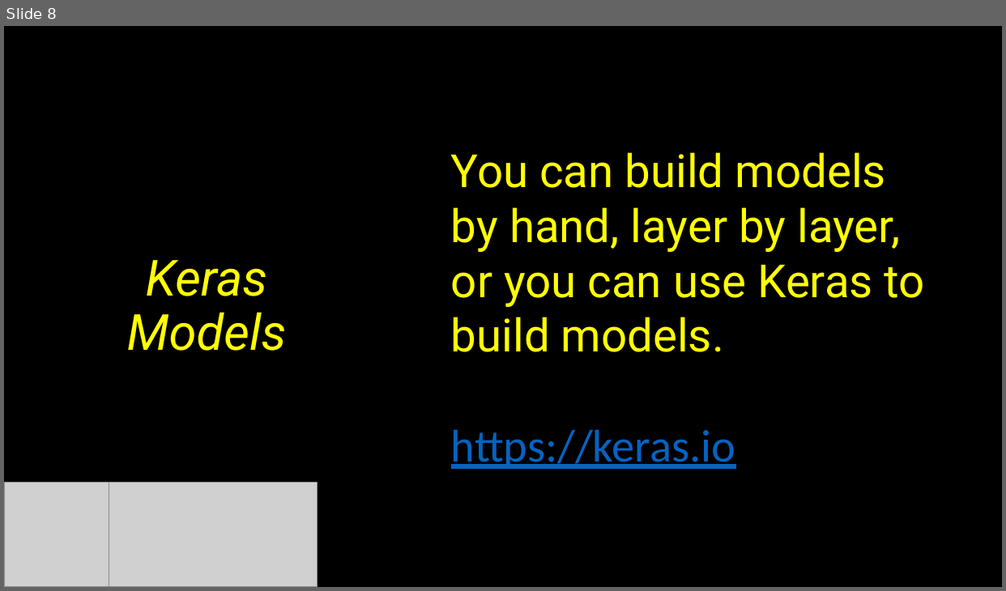
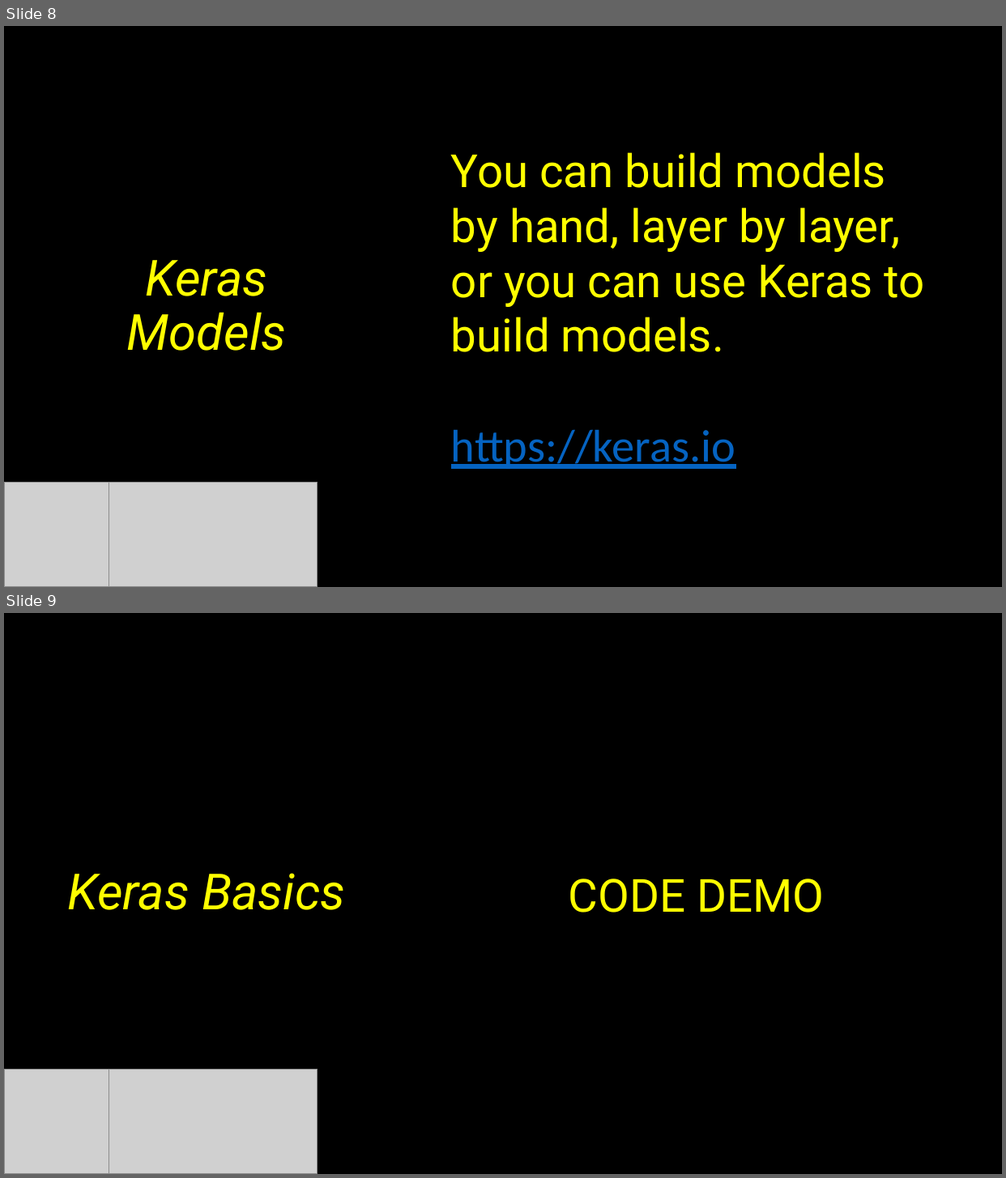
Before and after one commit to krakrjak/data-science-meetup-2019-12-12, a slide deck: TensorFlow For The Masses.pptx. Shown one above the other, each under a label of ours: slide 8 before the commit, slides 8 and 9 after it. The pictures are 1006x591 and 1006x1178 pixels, drawn with LibreOffice and Linux fonts; fonts in the diff are those of the drawing; grey boxes stand for pictures. Boxes give left, top, right and bottom in pixels: in the first picture for what was removed or moved away, otherwise in the second. Text is boxed around its words. In the diff, an @@ line names an element or a change of style, - is before the commit and + after.

```diff
--- a/TensorFlow For The Masses.pptx
+++ b/TensorFlow For The Masses.pptx
@@ slide 9 added at <box>4,613,1002,1174</box>, background #000000 @@
@@ title added at <box>68,873,345,910</box>, 48 pt, text #FFFF00, italic @@
+Keras Basics
@@ text added at <box>569,879,825,913</box>, 44 pt, text #FFFF00 @@
+CODE DEMO
@@ picture added at <box>4,1069,109,1174</box> @@
@@ picture added at <box>109,1069,317,1174</box> @@
```
Also in this commit, not shown: 4 other slides added, 1 other file.
